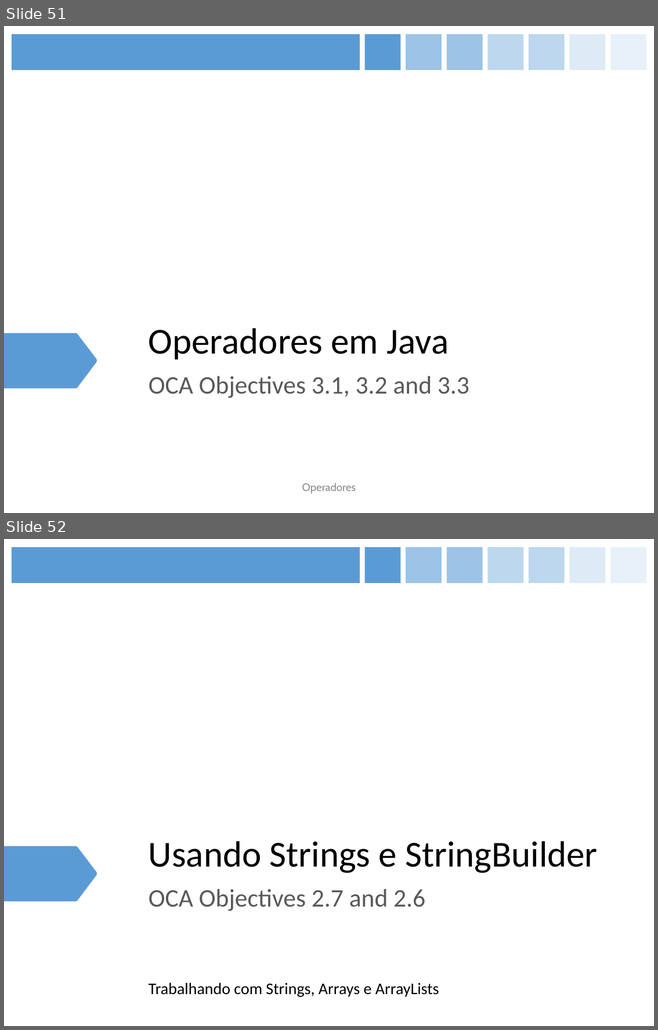
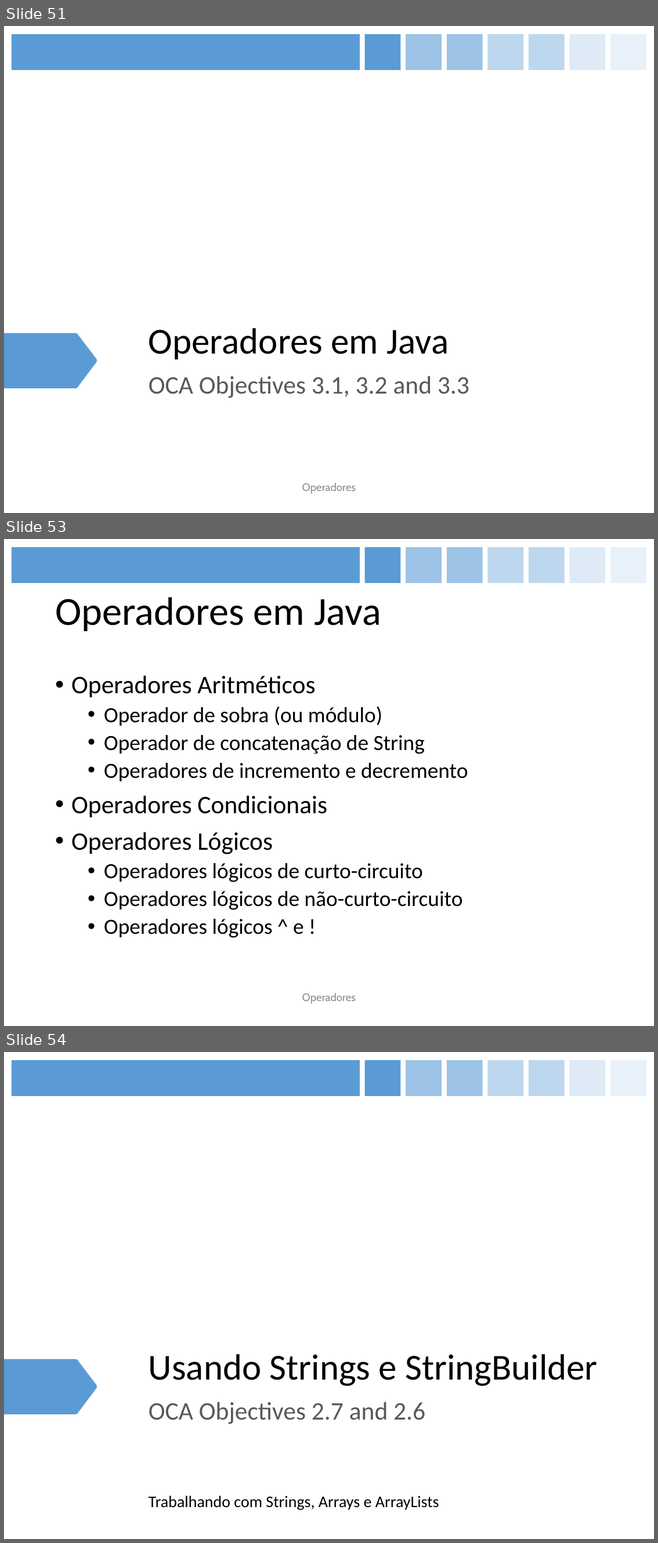
Before and after one commit to figueiredojrr/treinamentoJavaSeOcaAgosto, a slide deck: TreinamentoJavaSeOca/documentos/apresentação/OCA.pptx. Shown one above the other, each under a label of ours: slides 51 and 52 before the commit, slides 51, 53 and 54 after it; the slides between them are not shown. The pictures are 658x1030 and 658x1543 pixels, drawn with LibreOffice and Linux fonts; fonts in the diff are those of the drawing. Boxes give left, top, right and bottom in pixels: in the first picture for what was removed or moved away, otherwise in the second. Text is boxed around its words. In the diff, an @@ line names an element or a change of style, - is before the commit and + after.

```diff
--- a/TreinamentoJavaSeOca/documentos/apresentação/OCA.pptx
+++ b/TreinamentoJavaSeOca/documentos/apresentação/OCA.pptx
@@ slide 53 added at (4, 539, 654, 1026), background #FFFFFF; not listed: 8 template elements that a slide beside it also shows @@
@@ title added at (55, 597, 381, 631), 44 pt, text #000000 @@
+Operadores em Java
@@ text added at (71, 675, 467, 938), 24 pt, text #000000 @@
+• Operadores Aritméticos
+  • Operador de sobra (ou módulo)
+  • Operador de concatenação de String
+  • Operadores de incremento e decremento
+• Operadores Condicionais
+• Operadores Lógicos
+  • Operadores lógicos de curto-circuito
+  • Operadores lógicos de não-curto-circuito
+  • Operadores lógicos ^ e !
@@ text added at (302, 993, 356, 1004), 12 pt, text #8C8C8C @@
+Operadores
@@ what was slide 52 is now slide 54 @@
```
Also in this commit, not shown: 1 other slide added.
